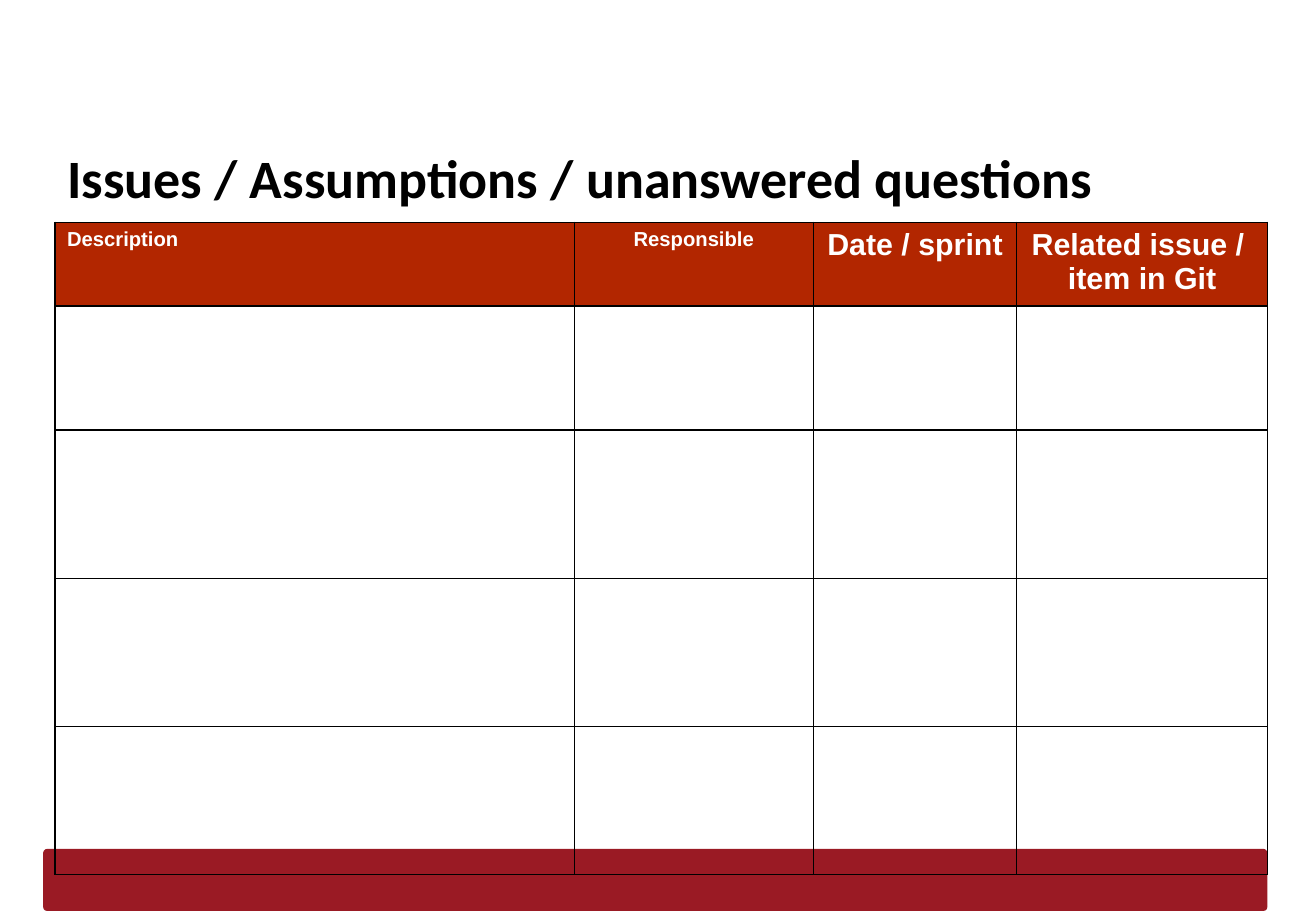
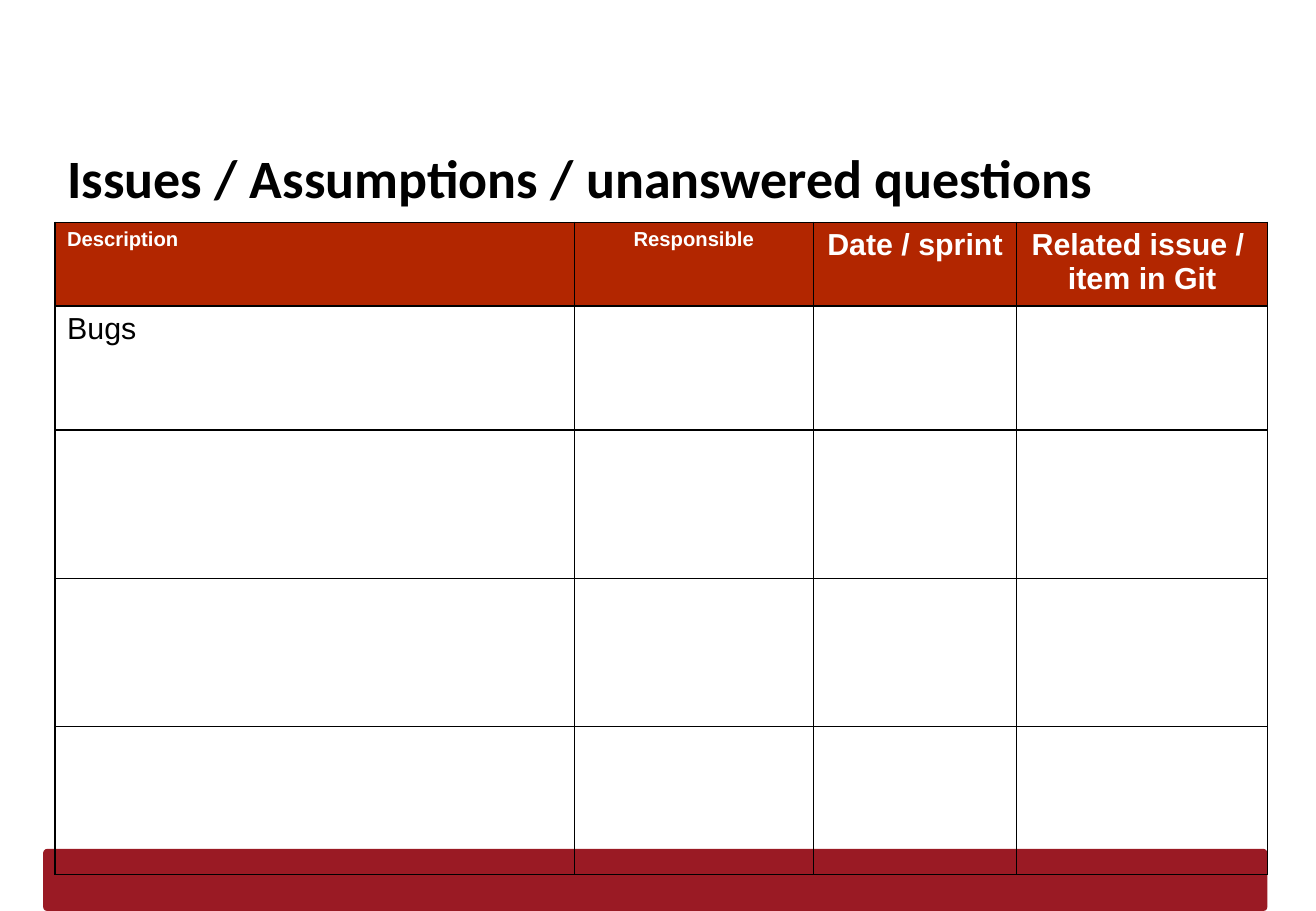
Before and after one commit to AfonsoMachado1892/Logistics-on-Rails, a slide deck: slide 7 of Scrum/LAPR3-Sprint1-Report_GXXX.pptx. Drawn at 1316x911 pixels with LibreOffice and Linux fonts; fonts in the diff are those of the drawing; background and template pictures are left out. Boxes give left, top, right and bottom in pixels: in the first picture for what was removed or moved away, otherwise in the second. Text is boxed around its words. In the diff, an @@ line names an element or a change of style, - is before the commit and + after.

```diff
--- a/Scrum/LAPR3-Sprint1-Report_GXXX.pptx
+++ b/Scrum/LAPR3-Sprint1-Report_GXXX.pptx
@@ table at [55, 222, 1267, 807] @@
+row 2: Bugs |  |  | 
-row 5:  |  |  | 
```
Also in this commit, not shown: 3 other slides changed, 1 other file.
